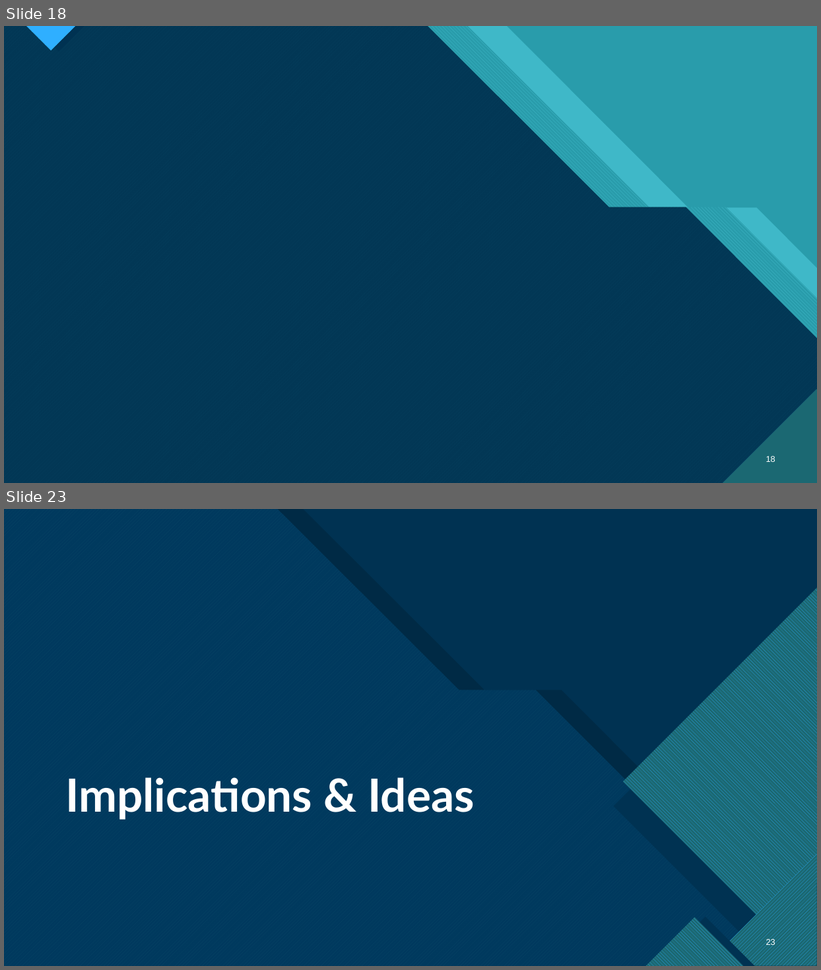
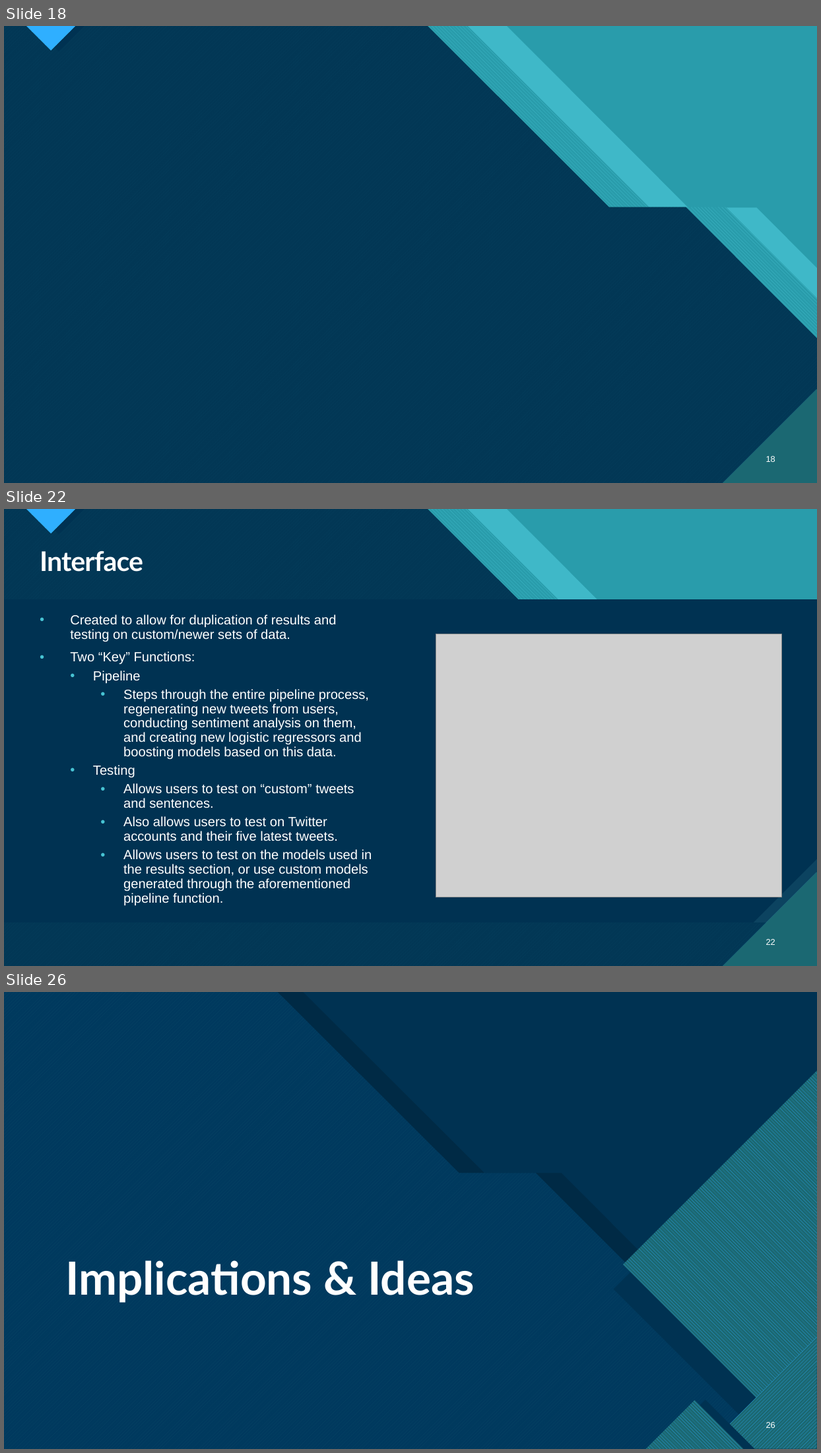
Before and after one commit to HunBurry/hon450-451, a slide deck: docs/Honors Thesis Presentation.pptx. Shown one above the other, each under a label of ours: slides 18 and 23 before the commit, slides 18, 22 and 26 after it; the slides between them are not shown. The pictures are 821x970 and 821x1453 pixels, drawn with LibreOffice and Linux fonts; fonts in the diff are those of the drawing; grey boxes stand for pictures; background and template pictures are left out; a plain dark background stands for a picture behind light text. Boxes give left, top, right and bottom in pixels: in the first picture for what was removed or moved away, otherwise in the second. Text is boxed around its words. In the diff, an @@ line names an element or a change of style, - is before the commit and + after.

```diff
--- a/docs/Honors Thesis Presentation.pptx
+++ b/docs/Honors Thesis Presentation.pptx
@@ slide 22 added at <box>4,509,817,966</box>, background #47C3D3; not listed: 18 template elements that a slide beside it also shows @@
@@ title added at <box>40,551,143,572</box>, 32 pt, text #FFFFFF, bold @@
+Interface
@@ text added at <box>70,615,372,906</box>, 15.7 pt, text #FFFFFF @@
+• Created to allow for duplication of results and testing on custom/newer sets of data.
+• Two “Key” Functions:
+  • Pipeline
+    • Steps through the entire pipeline process, regenerating new tweets from users, conducting sentiment analysis on them, and creating new logistic regressors and boosting models based on this data.
+  • Testing
+    • Allows users to test on “custom” tweets and sentences.
+    • Also allows users to test on Twitter accounts and their five latest tweets.
+    • Allows users to test on the models used in the results section, or use custom models generated through the aforementioned pipeline function.
@@ picture added at <box>436,634,781,898</box> @@
@@ page number added at <box>766,939,776,945</box>, 10 pt, text #FFFFFF @@
+22
@@ what was slide 23 is now slide 26 @@
@@ page number at <box>766,1422,776,1430</box>: text changed @@
-23
+26
```
Also in this commit, not shown: 3 slides changed, 8 other slides added, 11 slides removed.
